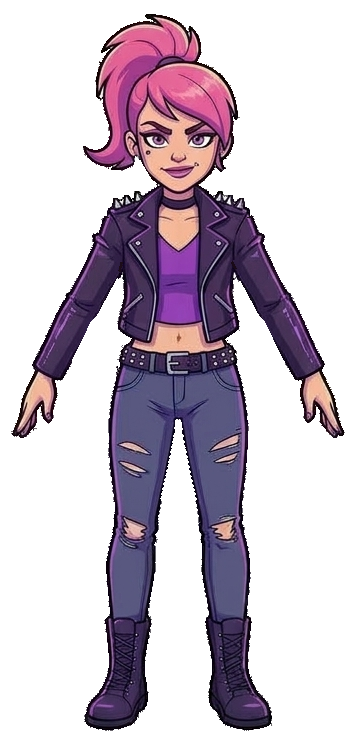
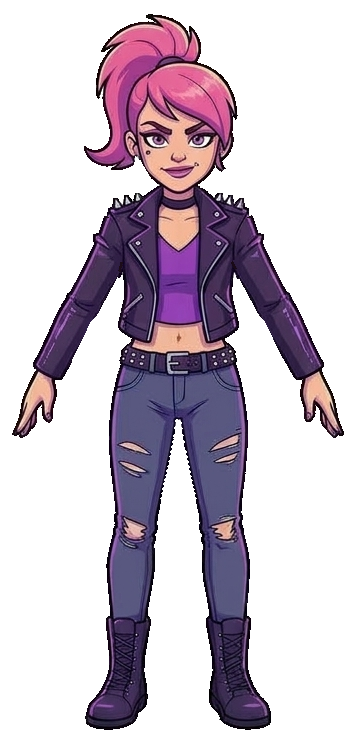
Layered file, before and after one edit (355×740). Changes by layer:
painted on "arm_lo_L" over [263, 241, 345, 438]
painted on "arm_lo_R" over [11, 247, 92, 438]
painted on "head" over [83, 14, 240, 186]
painted on "body" over [84, 184, 273, 731]
painted on "arm_up_L" over [224, 198, 265, 247]
painted on "arm_up_R" over [90, 202, 123, 250]
